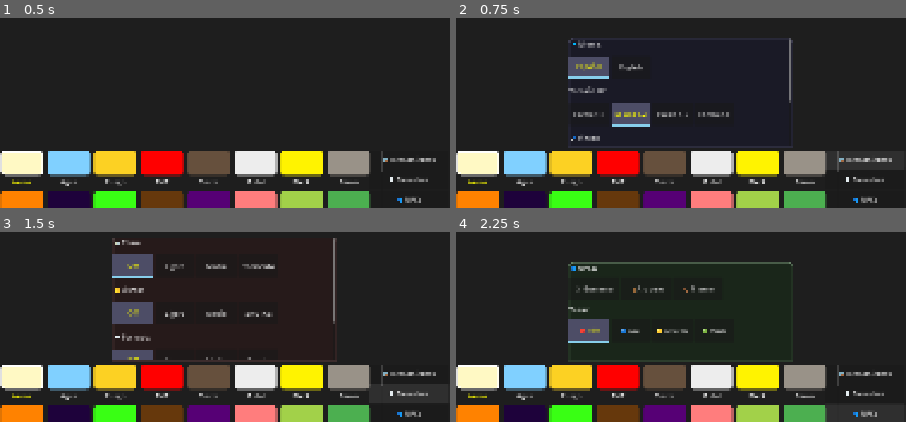
Above: before the commit, frames 1-4 (two rows, left to right).
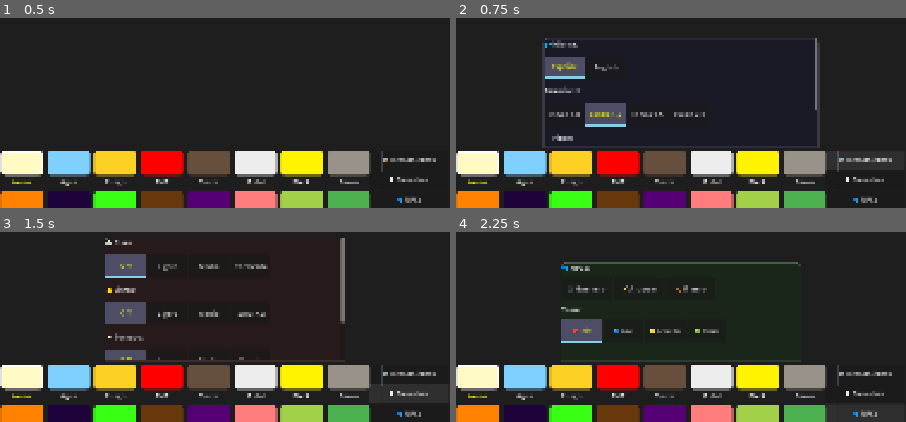
Above: after the commit, the same moments.

Repository: OmarSaez/Sandbox-game
Game: Godot game, scene res://scenes/main/main_scene.tscn
The game is run twice, just before and just after one commit, with the same random seed, the same clock (stepped at 60 frames per second) and the same inputs.
Inputs:
- Up to frame 1 (0.5 s): no input
- Up to frame 2 (0.75 s): click "🛠️ Herramientas" at 0.5 s
- Up to frame 3 (1.5 s): click "🌪️ Desastres" at 1.25 s
- Up to frame 4 (2.25 s): click "👥 NPCs" at 2 s

Frame 1 is identical in both runs. In frame 2, 5.6% of the frame differs, in the area x 19-81%, y 10-69%; in frame 3, 3.2%; in frame 4, 1.7%.

Commit message:
Mejora en el ancho de los menus

Diff:
--- a/sandbox/scripts/sandbox/sandbox_grid.gd
+++ b/sandbox/scripts/sandbox/sandbox_grid.gd
@@ -610,7 +610,7 @@
 	tools_panel.anchor_top = 1.0
 	tools_panel.anchor_bottom = 1.0
 
-	var panel_width = 450 * s
+	var panel_width = 550 * s
 	var panel_height = 220 * s
 	var bottom_gap = (min(115 * s, 140)) + (5 * s) # Dynamic GAP above HUD floor
 
@@ -727,7 +727,7 @@
 	disaster_panel.anchor_top = 1.0
 	disaster_panel.anchor_bottom = 1.0
 
-	var d_width = 450 * s
+	var d_width = 480 * s
 	var d_height = 250 * s
 	var d_bottom_gap = (min(115 * s, 140)) + (5 * s)
 
@@ -1892,7 +1892,7 @@
 	npc_panel.anchor_top = 1.0
 	npc_panel.anchor_bottom = 1.0
 
-	var p_width = 450 * s
+	var p_width = 480 * s
 	var p_height = 200 * s
 	var bottom_gap = (min(115 * s, 140)) + (5 * s)
 
